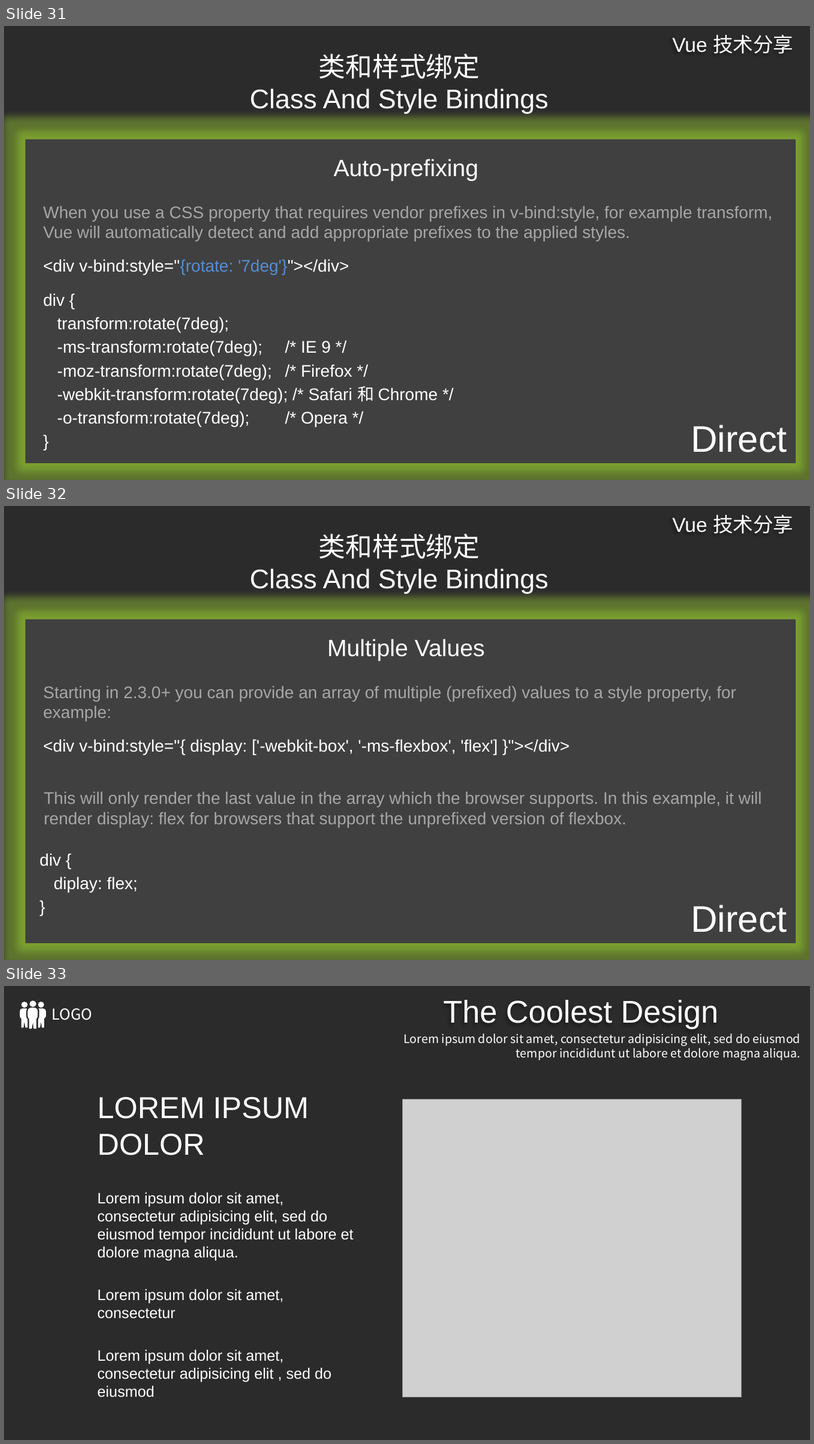
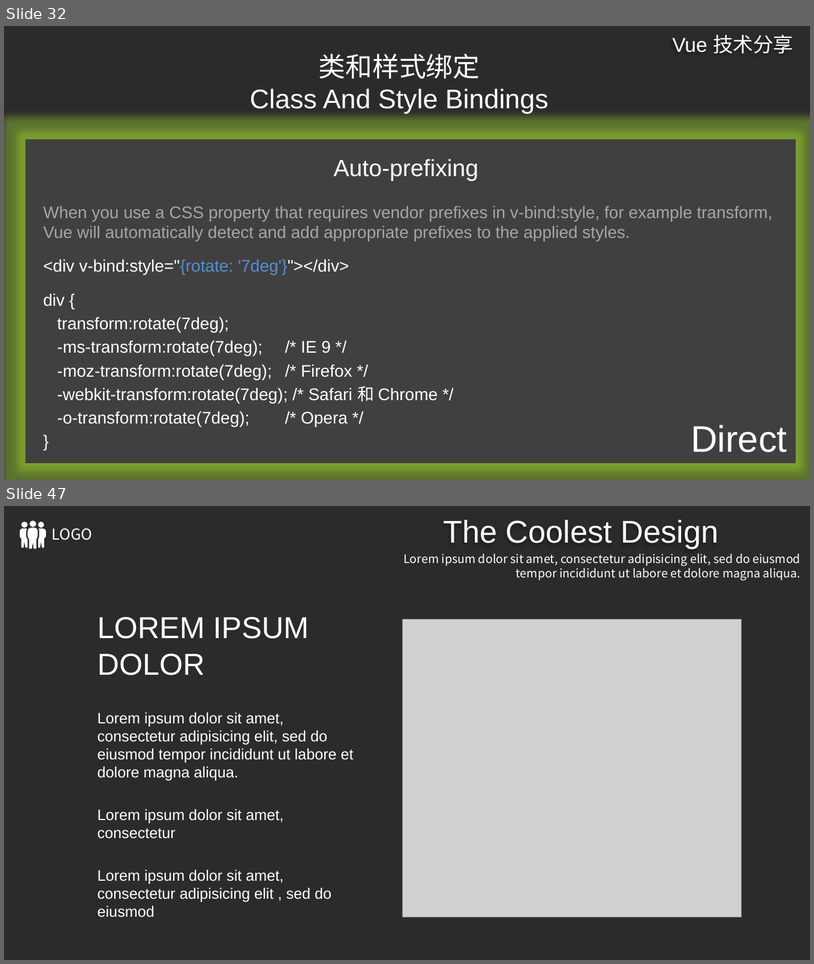
Before and after one commit to ldjdd/traing-library, a slide deck: vue/演示文稿.pptx. Shown one above the other, each under a label of ours: slides 31, 32 and 33 before the commit, slides 32 and 47 after it; the slides between them are not shown. The pictures are 814x1444 and 814x964 pixels, drawn with LibreOffice and Linux fonts; fonts in the diff are those of the drawing; grey boxes stand for pictures; background and template pictures are left out; a plain dark background stands for a picture behind light text. Boxes give left, top, right and bottom in pixels: in the first picture for what was removed or moved away, otherwise in the second. Text is boxed around its words. In the diff, an @@ line names an element or a change of style, - is before the commit and + after.

```diff
--- a/vue/演示文稿.pptx
+++ b/vue/演示文稿.pptx
@@ slide 32 removed at box(4, 506, 810, 960), background picture (left out); not listed: 1 template element that a slide beside it also shows @@
@@ title removed at box(250, 534, 549, 594) @@
-类和样式绑定
-Class And Style Bindings
@@ rectangle removed at box(25, 619, 796, 943) @@
@@ text removed at box(327, 639, 485, 661) @@
-Multiple Values
@@ text removed at box(43, 686, 737, 721) @@
-Starting in 2.3.0+ you can provide an array of multiple (prefixed) values to a style property, for example:
@@ text removed at box(43, 739, 570, 754) @@
-<div v-bind:style="{ display: ['-webkit-box', '-ms-flexbox', 'flex'] }"></div>
@@ text removed at box(44, 792, 762, 827) @@
-This will only render the last value in the array which the browser supports. In this example, it will render display: flex for browsers that support the unprefixed version of flexbox.
@@ text removed at box(39, 853, 138, 892) @@
-div {
-diplay: flex;
-}
@@ text removed at box(691, 904, 788, 932) @@
-Direct
@@ what was slide 31 is now slide 32 @@
@@ what was slide 33 is now slide 47 @@
```
Also in this commit, not shown: 1 slide changed, 15 slides added.
